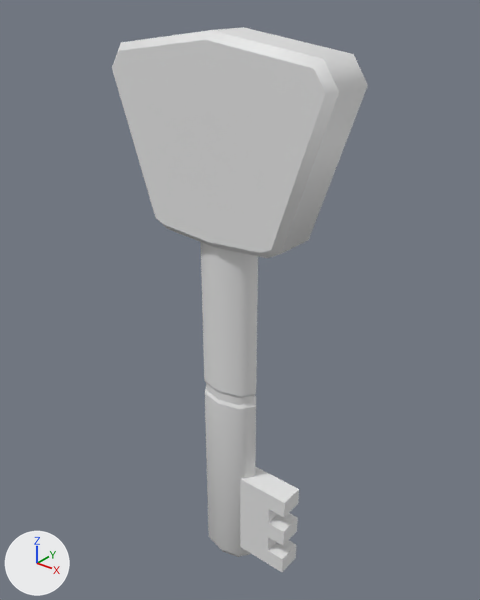
Renders of the FBX model Assets/Art/Models/items/keys/rune_key.fbx from each side of a commit.
Camera for both pictures: a 50 mm lens placed at (5.69, -6.86, 5.18), pointed at (-0.02, 0.27, 0.76). Every picture has the same lights, and +X, +Y and +Z are marked at lower left. The picture after the commit comes second.

In view in the first picture: 'Rune_key'.
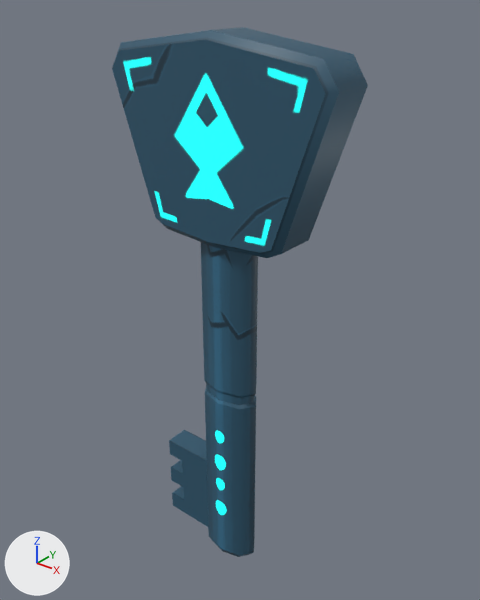
Scene script edits in JSON lines:
```json
{"op": "add", "block": "img_rune_key_emission_png", "code": ["img_rune_key_emission_png = load_image('rune_key_emission.png', '../../../Textures/keys/rune_key_emission.png', 520, 1560, 'Non-Color')"]}
{"op": "add", "block": "img_rune_key_texture_png", "code": ["img_rune_key_texture_png = load_image('rune_key_texture.png', '../../../Textures/keys/rune_key_texture.png', 520, 1560, 'sRGB')"]}
{"op": "add", "block": "mat_material", "code": ["mat_material = bpy.data.materials.new('Material')", "# colours: cyan #14f9ec", "# uses the picture img_rune_key_emission_png", "# uses the picture img_rune_key_texture_png"]}
{"block": "me_cube_003", "where": "me_cube_003.from_pydata(...)  # 132 vertices, 112 faces; spans x -1.83..1.83, y -0.42..0.42, z -4.0..4.6"}
{"block": "me_cube_003", "where": "# used by ob_rune_key; location = (0.0, 0.0, 0.0)"}
{"block": "me_cube_003", "change": "me_cube_003 part 1: texture (UV) coordinates of 112 of 112 faces, centred in x -1.73..1.73, y -0.42..0.42, z -4.0..4.49, changed; they spanned u 0.0..0.88, v 0.0..1.0 and now span u 0.0..1.0, v 0.0..1.0"}
{"op": "add", "block": "me_cube_003", "code": "me_cube_003.materials.append(mat_material)"}
{"op": "set", "path": "ob_rune_key.rotation_euler", "old": "(0.0, 0.0, 0.0)", "new": "(0.0, 0.0, -3.142)", "note": "degrees (0, 0, 0) -> degrees (0, 0, -180)"}
```

Pixel boxes (x1, y1, x2, y2) of what changed, in the pictures (480 x 600 px):
```json
{"object": "Rune_key", "change": "recoloured, surface changed, turned", "before": [112, 27, 368, 572], "after": [112, 27, 368, 557], "on screen": "white to blue"}
```
